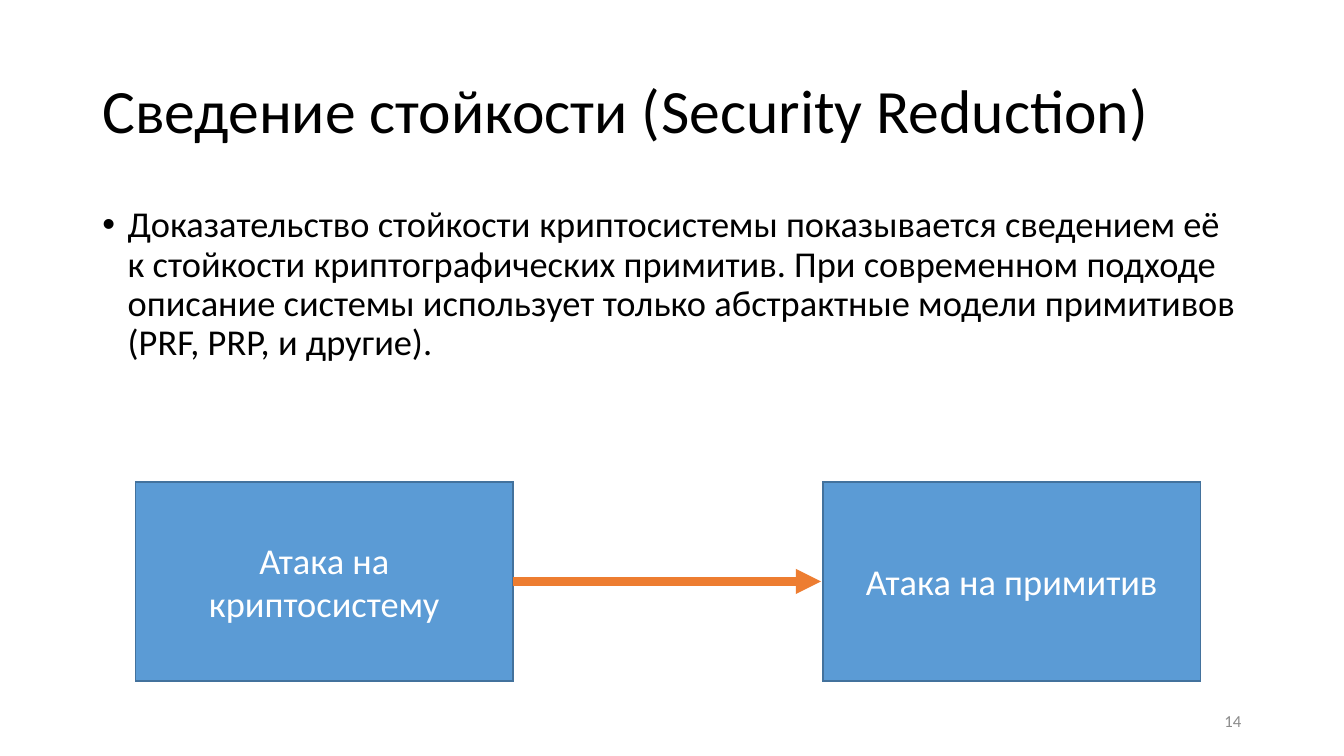
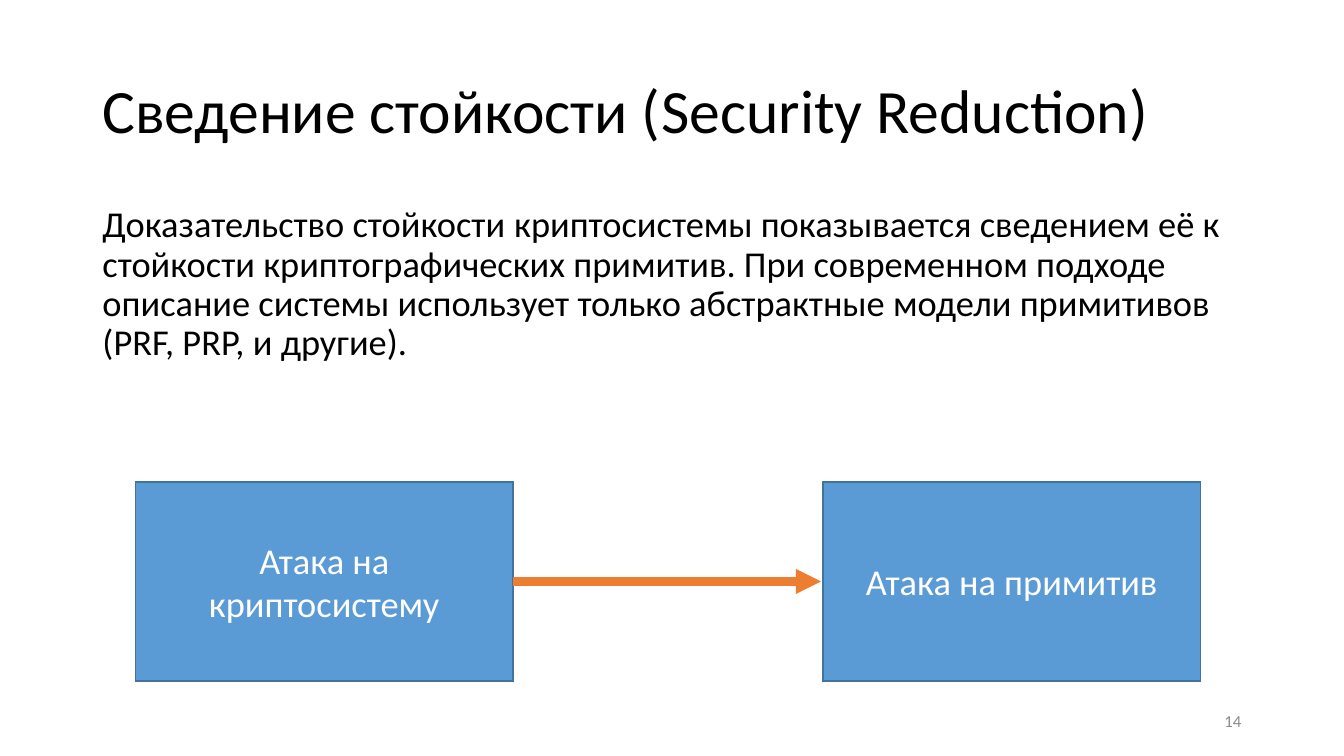
Before and after one commit to CryptoCourse/CryptoLectures, a slide deck: slide 14 of Lectures/Lecture1.pptx. Drawn at 1344x756 pixels with LibreOffice and Linux fonts; fonts in the diff are those of the drawing. Boxes give left, top, right and bottom in pixels: in the first picture for what was removed or moved away, otherwise in the second. Text is boxed around its words. In the diff, an @@ line names an element or a change of style, - is before the commit and + after.

```diff
--- a/Lectures/Lecture1.pptx
+++ b/Lectures/Lecture1.pptx
@@ text "Доказательство стойкости криптосистемы показывается сведение ..." at bbox=[102, 212, 1220, 361]: bullet • to none @@
```
Also in this commit, not shown: 3 other slides changed, 3 slides added, 18 slides removed, 1 other file.
